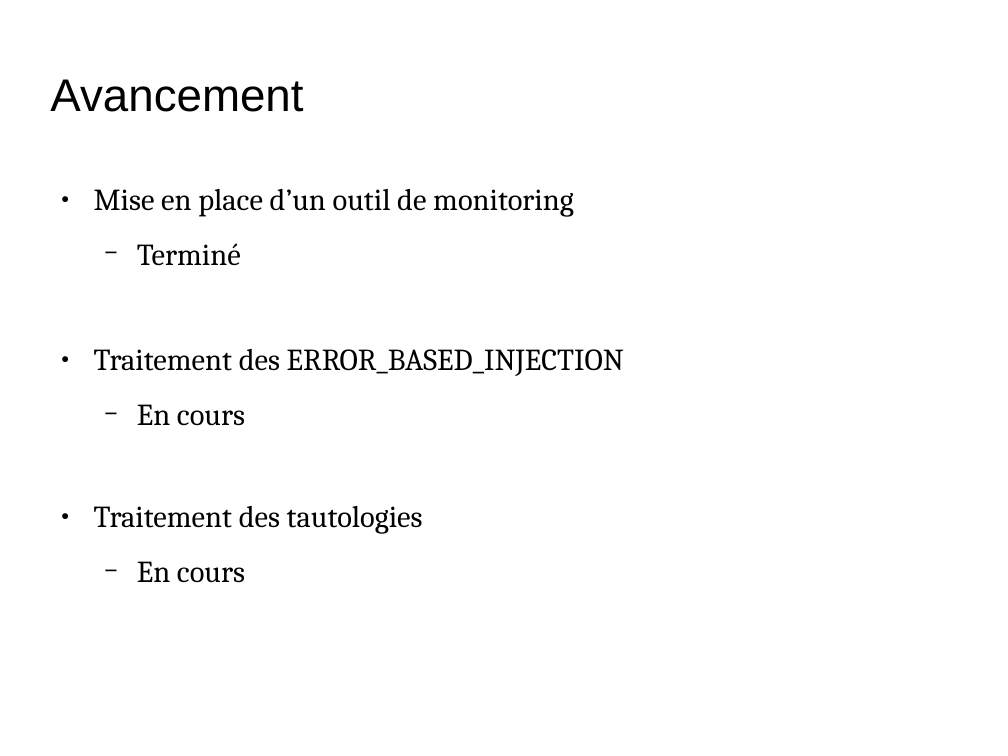
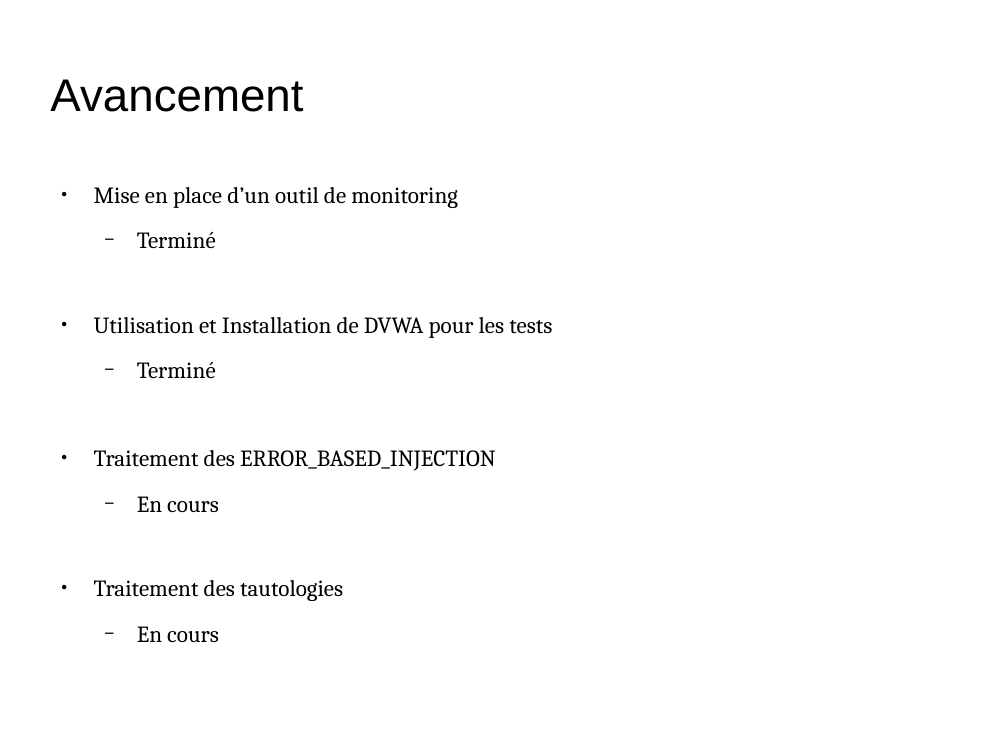
Before and after one commit to Kertek/projet_dbf, a slide deck: slide 2 of gestion_de_projet/Reunions/Presentation_5_04052017_CASSIOPEE_DBF.odp. Drawn at 1008x756 pixels with LibreOffice and Linux fonts; fonts in the diff are those of the drawing; background and template pictures are left out. Boxes give left, top, right and bottom in pixels: in the first picture for what was removed or moved away, otherwise in the second. Text is boxed around its words. In the diff, an @@ line names an element or a change of style, - is before the commit and + after.

```diff
--- a/gestion_de_projet/Reunions/Presentation_5_04052017_CASSIOPEE_DBF.odp
+++ b/gestion_de_projet/Reunions/Presentation_5_04052017_CASSIOPEE_DBF.odp
@@ text at (94, 187, 496, 601): size 24.1 to 18.2 pt in "Mise en place d’un outil de monitoring", "Terminé", "Traitement des ERROR_BASED_INJECTION", "En cours" and 2 more places @@
@@ text at (94, 317, 552, 338): paragraphs added @@
+  − Terminé
+● Utilisation et Installation de DVWA pour les tests
```
Also in this commit, not shown: 1 other slide changed, 1 slide added, 1 other file.
